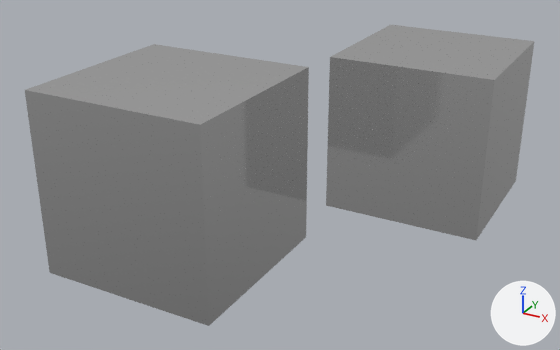
Two versions of the glTF model assets/rotatingcubes.gltf, one commit apart.
Camera for both pictures: a camera (50 mm lens) standing at (3.02, -7.96, 4.4) and looking at (-1.02, -0.61, 0.72). Arrows for +X, +Y and +Z are at lower right; the lights stay in place.
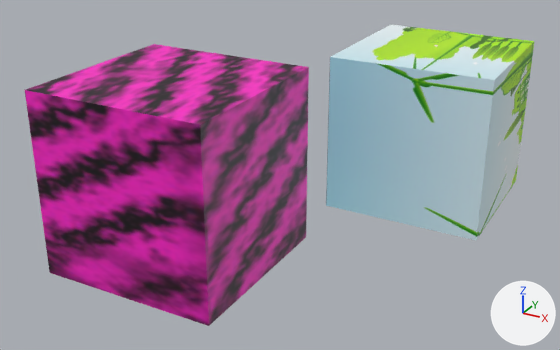
Pixel boxes [x1, y1, x2, y2] of what changed, in the pictures (560 x 350 px):
'Cube.001', surface changed (grey to pink): [25, 44, 309, 326] in both
'Cube', recoloured: [326, 25, 534, 240] in both

Patch to the scene script:
```diff
--- a/assets/rotatingcubes.gltf.py
+++ b/assets/rotatingcubes.gltf.py
@@ img_sustainable @@
+img_sustainable = load_image('sustainable', '_unpacked/sustainable', 3006, 1264, 'sRGB')
@@ img_geforce_minecraft_rtx_now_gfe_driver_billboard_790x376 @@
+img_geforce_minecraft_rtx_now_gfe_driver_billboard_790x376 = load_image('geforce-minecraft-rtx-now-gfe-driver-billboard-790x376', '_unpacked/geforce-minecraft-rtx-now-gfe-driver-billboard-790x376', 790, 376, 'sRGB')
@@ mat_material_001 @@
 mat_material_001 = principled_material('Material.001')
-mat_material_001.base_color = (0.8, 0.8, 0.8)  # white #e7e7e7
-mat_material_001.metallic = 1.0
-mat_material_001.roughness = 0.069
+mat_material_001.texture = img_geforce_minecraft_rtx_now_gfe_driver_billboard_790x376
@@ mat_material_005 @@
+mat_material_005 = principled_material('Material.005')
+mat_material_005.texture = img_sustainable
@@ me_cube @@
 me_cube.from_pydata(...)  # 8 vertices, 12 faces; spans x -1.0..1.0, y -1.0..1.0, z -1.0..1.0
-me_cube.materials.append(mat_material)  # white #e7e7e7
+me_cube.materials.append(mat_material_005)  # picture img_sustainable
```
